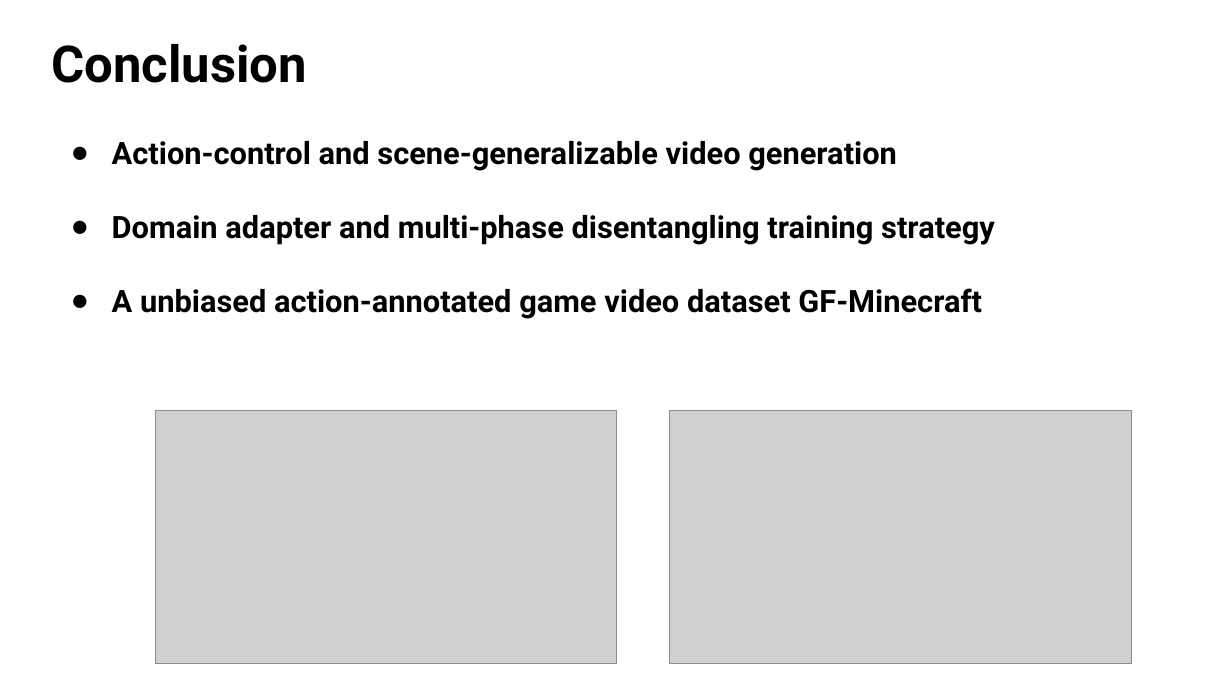
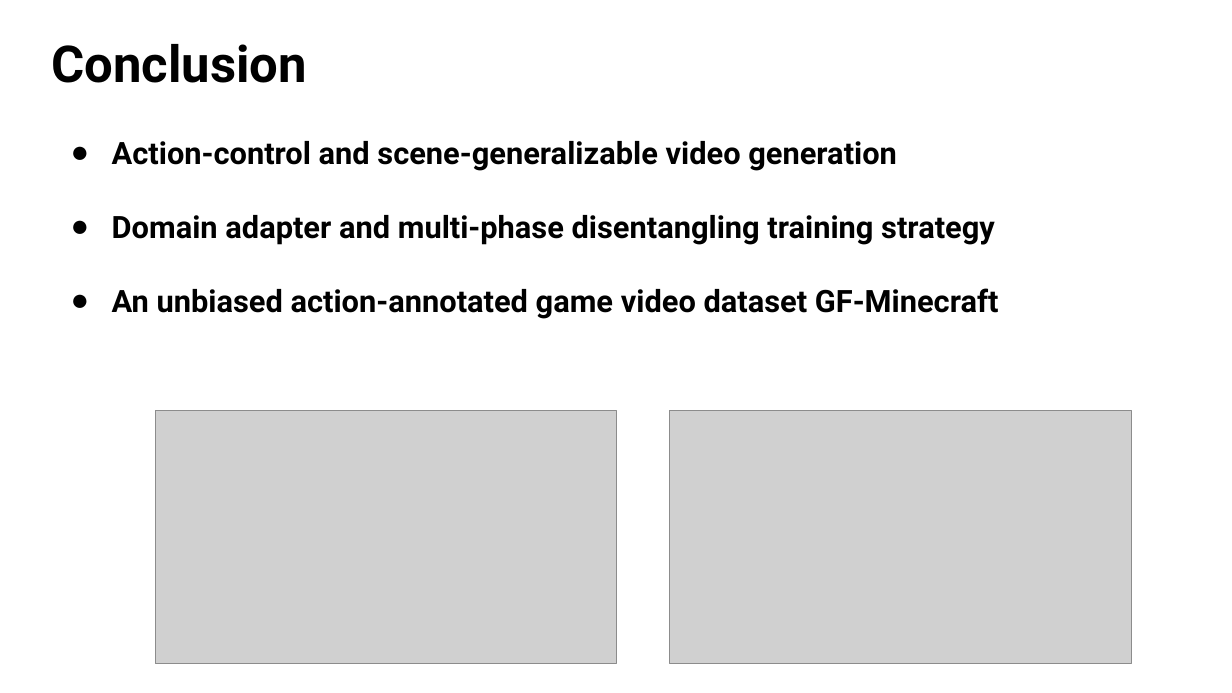
Before and after one commit to Lukelaitw/2025-VLL-undergraduate-research, a slide deck: slide 11 of week4/VLL_4_GameFactory_1103.pptx. Drawn at 1232x693 pixels with LibreOffice and Linux fonts; fonts in the diff are those of the drawing; grey boxes stand for pictures. Boxes give left, top, right and bottom in pixels: in the first picture for what was removed or moved away, otherwise in the second. Text is boxed around its words. In the diff, an @@ line names an element or a change of style, - is before the commit and + after.

```diff
--- a/week4/VLL_4_GameFactory_1103.pptx
+++ b/week4/VLL_4_GameFactory_1103.pptx
@@ text at (112,288,999,319): text changed @@
-● A unbiased action-annotated game video dataset GF-Minecraft
+● An unbiased action-annotated game video dataset GF-Minecraft
```
